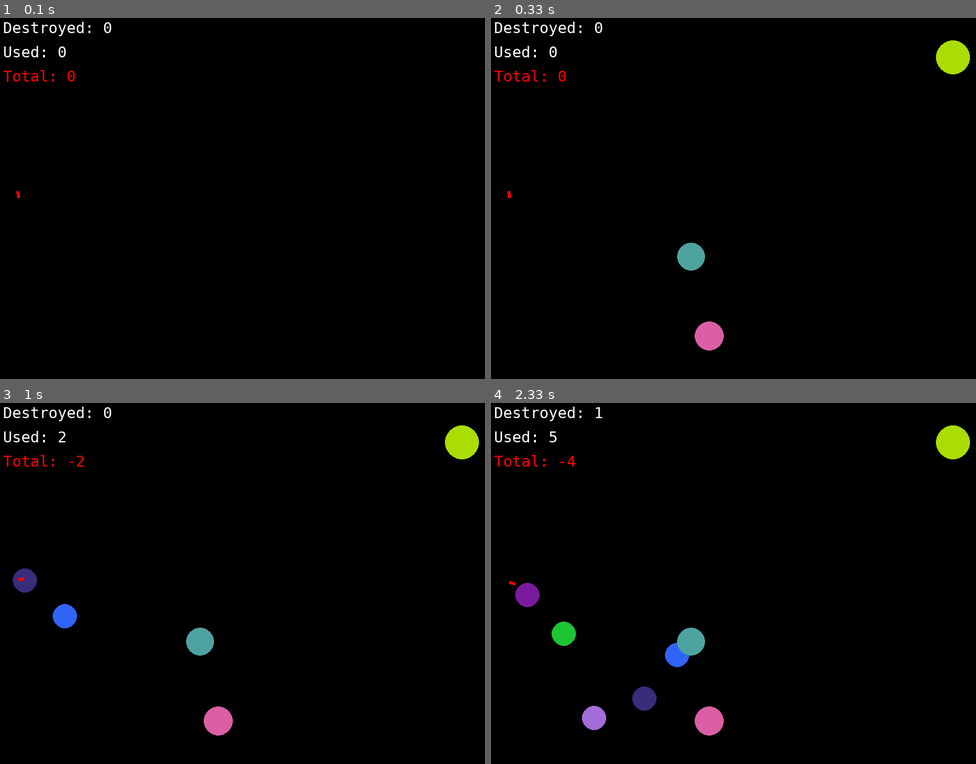
Above: before the commit, frames 1-4 (two rows, left to right).
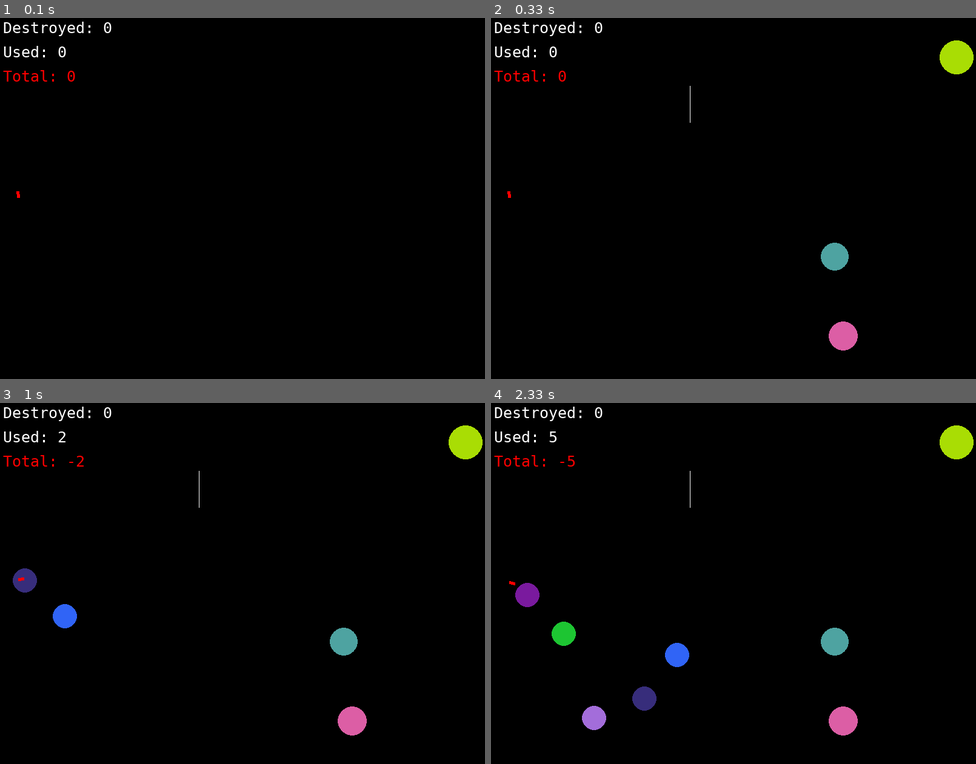
Above: after the commit, the same moments.

Repository: python-practice-b02-006/Biglov
Game: pygame game, started from lab_5/pygame_gun.py
The game is run twice, just before and just after one commit, with the same random seed, the same clock (stepped at 60 frames per second) and the same inputs.
Inputs (mouse positions are in pixels of both pictures, inside the frame that each line leads up to):
- Up to frame 1 (0.1 s): no input
- Up to frame 2 (0.33 s): no input
- Up to frame 3 (1 s): click (242, 583) at 0.42 s; hold Up from 0.67 s (still down); click (397, 572) at 0.8 s
- Up to frame 4 (2.33 s): release Up at 1.13 s; hold Down 1.17-1.47 s; click (733, 605) at 1.3 s; hold Up 1.5-1.87 s; click (617, 587) at 1.63 s; hold Down 1.9-2.27 s; move the mouse to (782, 662) at 1.93 s; click (782, 662) at 2.03 s; hold Up from 2.3 s (still down)

Frame 1 is identical in both runs. In frame 2, 1.6% of the frame differs, in the area x 38-100%, y 6-93%; in frame 3, 1.6%; in frame 4, 1.7%, in the area x 15-100%, y 1-93%.

Commit message:
added Obstacle class and added it to the Manager. Fro the time being without collision

Diff:
--- a/lab_5/pygame_gun.py
+++ b/lab_5/pygame_gun.py
@@ -138,16 +138,26 @@
     def draw(self, screen):
         pg.draw.circle(screen, self.color, self.coord, self.rad)
 
+class Obstacle:
+    def __init__(self, coord, len=30):
+        self.beg = coord[0], coord[1] - len//2
+        self.end = coord[0], coord[1] + len//2
+        self.len = len
+
+    def draw(self, screen):
+        pg.draw.line(screen, WHITE, self.beg, self.end)
 
 
 
 class Manager():
-    def __init__(self, target_count=3):
+    def __init__(self, target_count=3, obstacle_count=1):
         self.gun = Gun()
         self.table = Table()
         self.balls = []
         self.targets = []
+        self.obstacles = []
         self.target_count = target_count
+        self.obstacle_count = obstacle_count
 
 
     def new_target(self):
@@ -156,10 +166,20 @@
         '''
         rad = randint(20, 30)
 
-        x = randint(rad, SCREEN_SIZE[0] - rad)
+        x = randint(SCREEN_SIZE[0]//2 + rad, SCREEN_SIZE[0] - rad)
         y = randint(rad, SCREEN_SIZE[1] - rad)
 
         self.targets.append(Target([x, y], rad))
+
+    def new_obstacle(self):
+        '''
+        add a new obstacle
+        '''
+        o_len = 60
+        x = randint(SCREEN_SIZE[0]//4, 3*SCREEN_SIZE[0]//4)
+        y = randint(o_len//2, SCREEN_SIZE[1] - o_len//2)
+
+        self.obstacles.append(Obstacle([x,y], o_len))
 
 
     def process(self, events, screen):
@@ -170,16 +190,16 @@
         if self.check_alive():
             for _ in range(self.target_count):
                 self.new_target()
+            for _ in range(self.obstacle_count):
+                self.new_obstacle()
 
         return done
 
     def draw(self, screen):
         screen.fill(BLACK)
-        for ball in self.balls:
-            ball.draw(screen)
-
-        for targ in self.targets:
-            targ.draw(screen)
+        for obj_list in (self.balls, self.targets, self.obstacles):
+            for obj in obj_list:
+                obj.draw(screen)
 
         self.table.draw(screen)
         self.gun.draw(screen)
